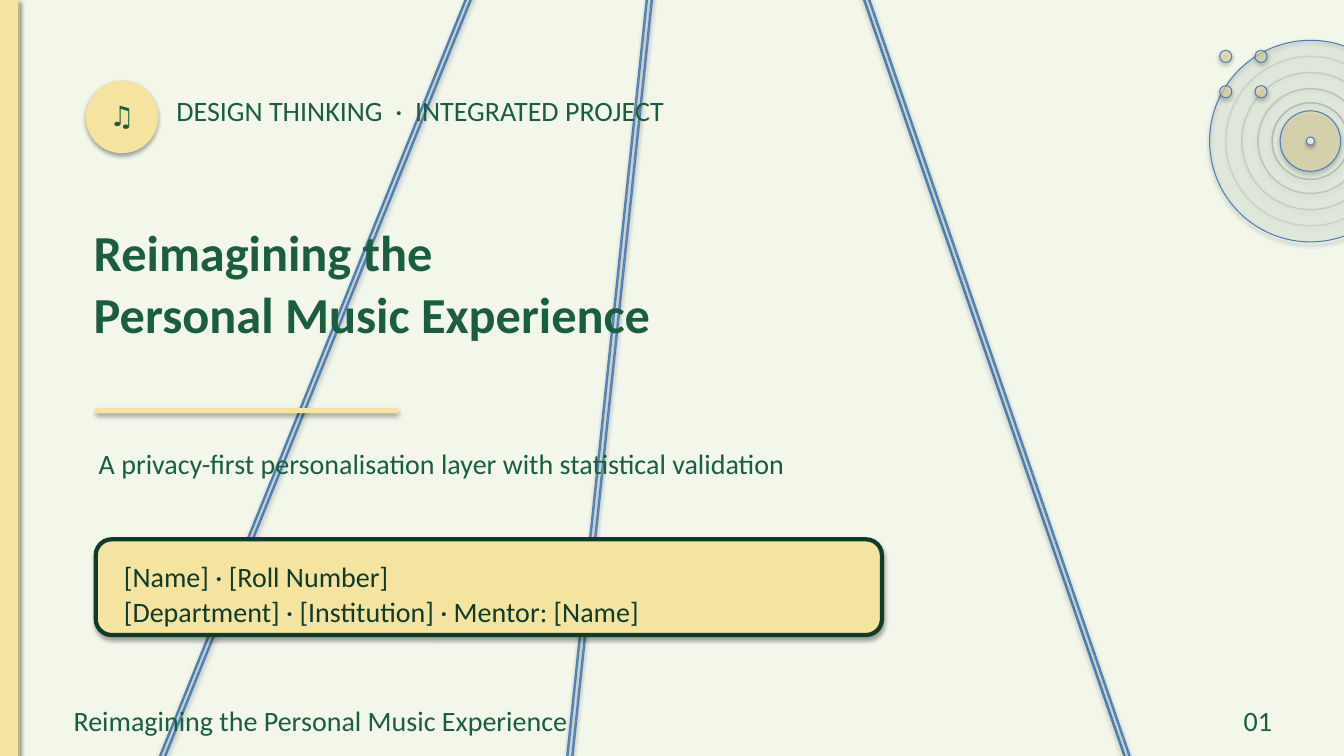
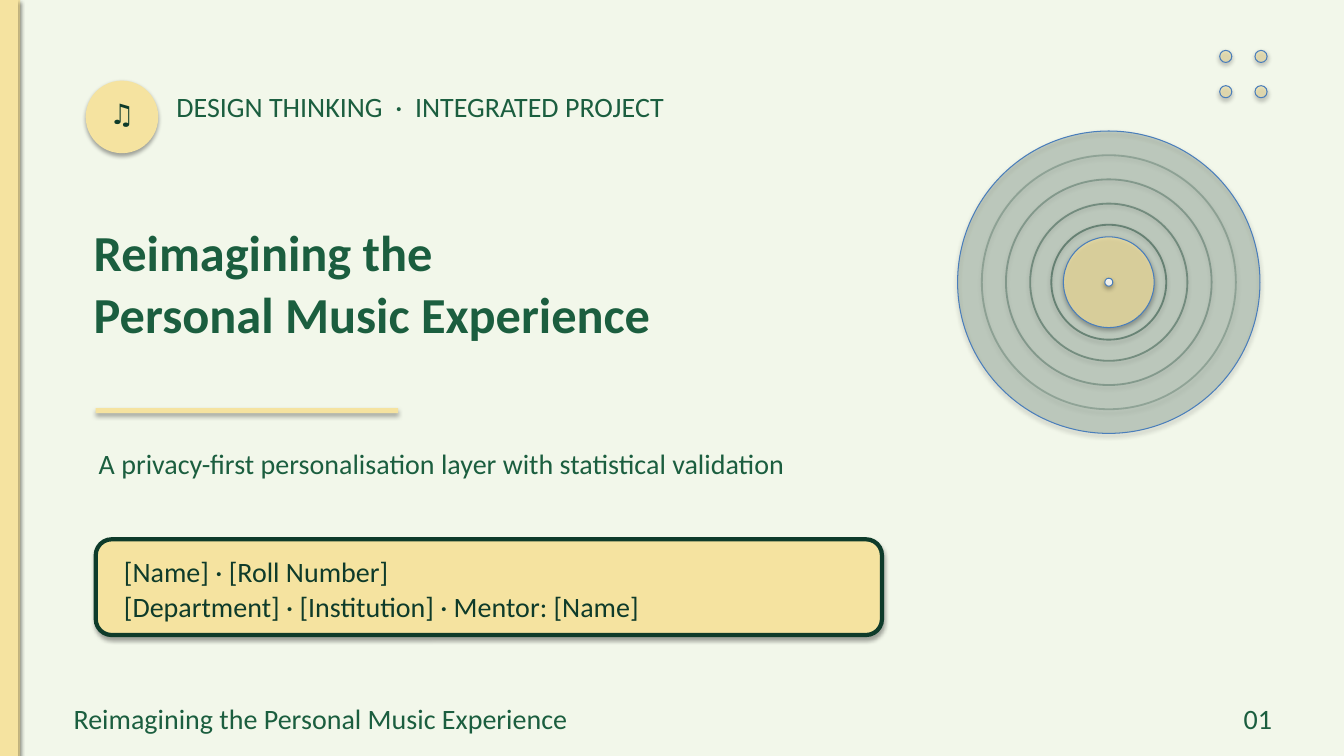
Before and after one commit to preet-kamdar/design-thinking-sem3, a slide deck: slide 1 of docs/Presentation_crease_trial.pptx. Drawn at 1344x756 pixels with LibreOffice and Linux fonts; fonts in the diff are those of the drawing; background and template pictures are left out. Boxes give left, top, right and bottom in pixels: in the first picture for what was removed or moved away, otherwise in the second. Text is boxed around its words. In the diff, an @@ line names an element or a change of style, - is before the commit and + after.

```diff
--- a/docs/Presentation_crease_trial.pptx
+++ b/docs/Presentation_crease_trial.pptx
@@ rectangle removed at (0,0,703,756) @@
@@ rectangle removed at (0,0,708,756) @@
@@ rectangle removed at (525,0,726,756) @@
@@ rectangle removed at (530,0,731,756) @@
@@ rectangle removed at (656,0,1281,756) @@
@@ rectangle removed at (661,0,1286,756) @@
@@ ellipse removed at (1210,40,1344,242) @@
@@ ellipse removed at (1226,56,1344,226) @@
@@ text "DESIGN THINKING · INTEGRATED PROJECT" rewrapped from (176,98,664,128) to (176,99,664,117) @@
@@ ellipse removed at (1242,73,1344,210) @@
@@ ellipse removed at (1258,89,1344,194) @@
@@ text "♫" at (86,95,158,133): text colour #1B5E3F to #0E3B2A @@
@@ ellipse removed at (1272,103,1344,179) @@
@@ ellipse removed at (1280,111,1341,171) @@
@@ ellipse added at (958,131,1260,434), fill #0E3B2A at 18% opacity @@
@@ ellipse removed at (1307,137,1315,145) @@
@@ ellipse added at (982,155,1236,409), outline #0E3B2A 1.3 pt @@
@@ ellipse added at (1006,179,1212,385), outline #0E3B2A 1.3 pt @@
@@ ellipse added at (1030,204,1188,361), outline #0E3B2A 1.3 pt @@
@@ ellipse added at (1052,225,1167,340), outline #0E3B2A 1.3 pt @@
@@ ellipse added at (1064,237,1154,328), fill #F5E3A0 at 72% opacity @@
@@ ellipse added at (1105,278,1113,286), fill #FFFFFF at 85% opacity @@
@@ text "[Name] · [Roll Number]": place and size @@
-text "[Name] · [Roll Number]" at (124,566,639,627)
+text "[Name] · [Roll Number]" at (124,561,639,622)
@@ text "Reimagining the Personal Music Experience" rewrapped from (74,708,567,738) to (74,709,567,734) @@
```
Also in this commit, not shown: 19 other slides changed, 6 other files.
